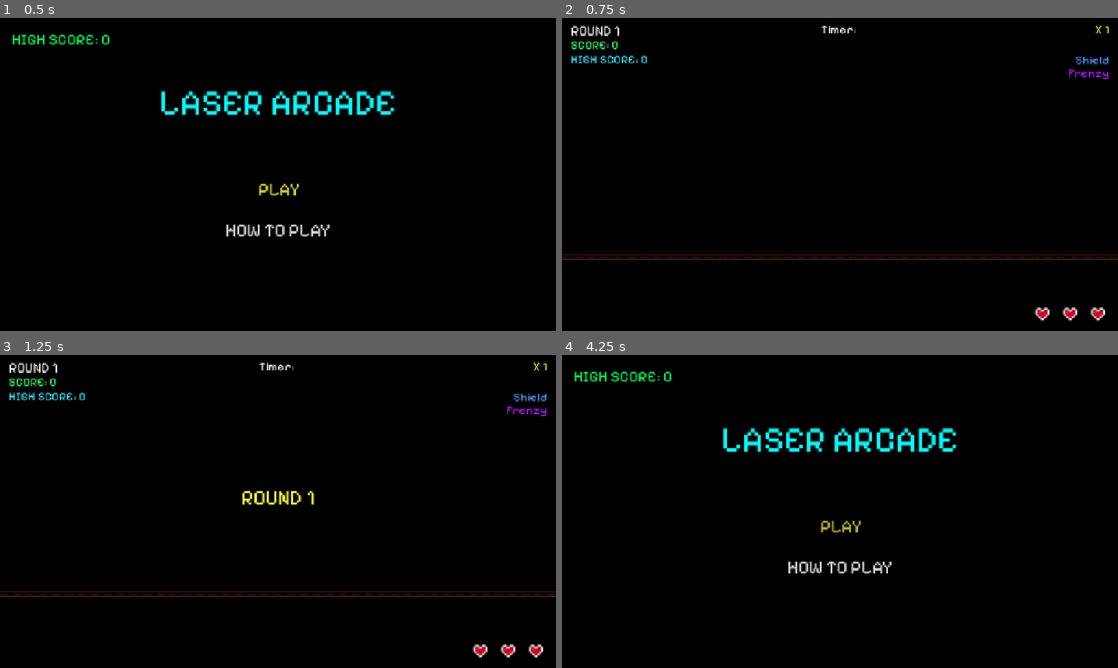
Above: before the commit, frames 1-4 (two rows, left to right).
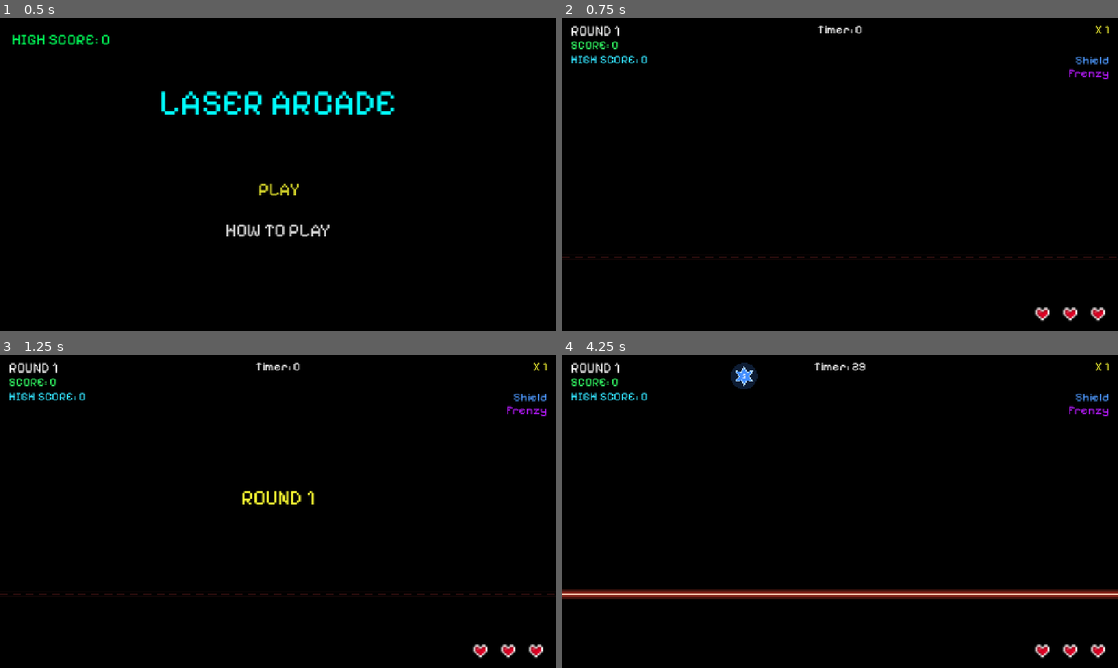
Above: after the commit, the same moments.

Repository: Tortiz-CSUF/laser-arcade-game
Game: Godot game, scene res://Scenes/title_screen.tscn
Same seed, same stepped clock (60 frames per second), same inputs: the game is played once before the commit and once after it.
Inputs:
- Up to frame 1 (0.5 s): no input
- Up to frame 2 (0.75 s): tap Enter (ui_accept) at 0.5 s; hold Up (ui_up) from 0.53 s (still down); hold Space (shoot_laser) from 0.53 s (still down)
- Up to frame 3 (1.25 s): keep holding Up (ui_up); keep holding Space (shoot_laser); tap Enter (ui_accept) at 0.77 s
- Up to frame 4 (4.25 s): tap Enter (ui_accept) at 1.25, 1.52, 2, 3.02, 3.5, 3.77 s; release Up (ui_up) at 1.28 s; release Space (shoot_laser) at 1.28 s; hold S (ui_down) 1.28-2.03 s; tap Space (shoot_laser) at 1.35, 2.85 s; hold Space (shoot_laser) 2.03-2.78 s; hold Up (ui_up) 2.03-3.53 s; hold S (ui_down) from 3.53 s (still down); hold Space (shoot_laser) from 3.53 s (still down); tap Escape (ui_cancel) at 4.15 s

Frame 1 is identical in both runs. In frame 2, 0.8% of the frame differs, in the area x 0-100%, y 2-78%; in frame 3, 0.8%; in frame 4, 6.9%, in the area x 0-100%, y 2-97%.

Commit message:
laser-arcade_Interim_
-debugging: fixed some issues.
- laser and shape collision still needs debugging.

Diff:
--- a/Scenes/game.tscn
+++ b/Scenes/game.tscn
@@ -19,7 +19,7 @@
 [node name="Laser" type="Area2D" parent="." unique_id=1805026491]
 position = Vector2(640, 550)
 collision_layer = 0
-collision_mask = 2
+collision_mask = 4
 monitorable = false
 script = ExtResource("1_wrm1d")
 
@@ -47,7 +47,7 @@
 offset_bottom = 40.0
 theme_override_fonts/font = ExtResource("1_ebmjs")
 theme_override_font_sizes/font_size = 28
-text = "Timer: "
+text = "Timer: 0"
 horizontal_alignment = 1
 
 [node name="Score" type="Label" parent="HUD" unique_id=1621366022]
--- a/Scenes/shape.tscn
+++ b/Scenes/shape.tscn
@@ -6,7 +6,7 @@
 radius = 19.0
 
 [node name="Shape" type="Area2D" unique_id=1512044093]
-collision_layer = 2
+collision_layer = 4
 collision_mask = 0
 monitoring = false
 script = ExtResource("1_ibe3b")
--- a/Scripts/game.gd
+++ b/Scripts/game.gd
@@ -22,7 +22,7 @@
 		"speed_min": 100.0,
 		"speed_max": 200.0,
 		"shape_size": 22.0,
-		"weights": [30, 20, 0, 12, 0, 10, 4],
+		"weights": [30, 20, 0, 12, 0, 10, 4, 4],
 	},
 
 	2: {
@@ -115,6 +115,9 @@
 		return
 
 	# round timer
+	round_time_left -= delta
+	timer_label.text = "Timer: " + str(ceili(round_time_left))
+
 	if round_time_left <= 0.0:
 		_end_round()
 		return
@@ -124,7 +127,7 @@
 		shield_time_left -= delta
 		shield_indicator.text = "SHIELD: " + str(ceili(shield_time_left)) + "s"
 		if shield_time_left <= 0.0:
-			GameManager.deactivate_sheild()
+			GameManager.deactivate_shield()
 			shield_indicator.text = ""
 
 	# frenzy timer
@@ -132,7 +135,7 @@
 		frenzy_time_left -= delta
 		frenzy_indicator.text = "FRENZY: " + str(ceili(frenzy_time_left)) + "s"
 		if frenzy_time_left <= 0.0:
-			GameManager.deactivate_sheild()
+			GameManager.deactivate_frenzy()
 			frenzy_indicator.text = ""
 			# restores normal spawn rate
 			spawn_timer.wait_time = current_round_cfg["spawn_interval"]
@@ -146,8 +149,8 @@
 	if is_game_over or victory_overlay.visible:
 		if event.is_action_pressed("ui_accept"):
 			get_tree().reload_current_scene()
-	elif event.is_action_pressed("ui_cancel"):
-		get_tree().change_scene_to_file("res://Scenes/title_screen.tscn")
+		elif event.is_action_pressed("ui_cancel"):
+			get_tree().change_scene_to_file("res://Scenes/title_screen.tscn")
 
 ## Round management
 func _start_round(round_num: int) -> void:
@@ -241,8 +244,11 @@
 		Type.POSITIVE_CIRCLE, Type.POSITIVE_DIAMONOD, Type.POSITIVE_STAR:
 			GameManager.add_score(shape.point_value)
 
+		Type.NEGATIVE_TRIANGLE, Type.NEGATIVE_HEXAGON:
+			GameManager.add_score(shape.point_value)
+
 		Type.BOMB:
-			var game_over : = GameManager.lose_life()
+			var game_over := GameManager.lose_life()
 			if game_over:
 				_show_game_over()
 
@@ -334,5 +340,5 @@
 	frenzy_time_left = 0.0
 	shield_indicator.text = ""
 	frenzy_indicator.text = ""
-	GameManager.deactivate_sheild()
+	GameManager.deactivate_shield()
 	GameManager.deactivate_frenzy()
--- a/Scripts/laser.gd
+++ b/Scripts/laser.gd
@@ -28,6 +28,7 @@
 	# Connect signals
 	area_entered.connect(_on_area_entered)
 	area_exited.connect(_on_area_exited)
+
 
 # Called every frame. 'delta' is the elapsed time since the previous frame.
 func _process(_delta: float) -> void:
@@ -60,6 +61,7 @@
 ## Collisions
 func _on_area_entered(area: Area2D) -> void:
 	# tracks shape if in laser path and zaps it
+	print("Area entered: ", Area2D, " has zap: ", area.has_method("zap"))
 	if area.has_method("zap"):
 		overlapping_shapes.append(area)
 		if is_active:
@@ -104,6 +106,6 @@
 		draw_line(Vector2(x, 0), Vector2(end_x, 0), COLOR_OFF, 2.0)
 		x += dash_len + gap_len
 
-		# laser path edge guide
-		draw_line(Vector2(-half_w, -BEAM_HALF_HEIGHT), Vector2(half_w, -BEAM_HALF_HEIGHT), GUIDE_COLOR, 1.0)
-		draw_line(Vector2(-half_w, BEAM_HALF_HEIGHT), Vector2(half_w, BEAM_HALF_HEIGHT), GUIDE_COLOR, 1.0)
+	# laser path edge guide
+	draw_line(Vector2(-half_w, -BEAM_HALF_HEIGHT), Vector2(half_w, -BEAM_HALF_HEIGHT), GUIDE_COLOR, 1.0)
+	draw_line(Vector2(-half_w, BEAM_HALF_HEIGHT), Vector2(half_w, BEAM_HALF_HEIGHT), GUIDE_COLOR, 1.0)
--- a/Scripts/shape.gd
+++ b/Scripts/shape.gd
@@ -48,8 +48,8 @@
 
 const BOMB_BODY: Color = Color(0.35, 0.35, 0.35)		# body base color
 const BOMB_RIM: Color = Color(1.0, 0.45, 0.0)			# accent color (orange)
-const SHIELD_COL: = Color(0.25, 0.55, 1.0)			# blue shield
-const FRENZY_COL: = Color(0.72, 0.1, 0.95)			# purple frenzy
+const SHIELD_COL := Color(0.25, 0.55, 1.0)			# blue shield
+const FRENZY_COL := Color(0.72, 0.1, 0.95)			# purple frenzy
 
 
 
@@ -133,10 +133,26 @@
 ## Drawing
 # each shape type will has their own draw function
 
-#func _draw() -> void:
+func _draw() -> void:
 	# create draw method for shape and draw point value on top
-	#match shape_type:
-		#$Type.POSITIVE_CIRCLE:
+	match shape_type:
+		Type.POSITIVE_CIRCLE:
+			_draw_circle()
+		Type.POSITIVE_DIAMONOD:
+			_draw_diamond()
+		Type.POSITIVE_STAR:
+			_draw_star()
+		Type.NEGATIVE_TRIANGLE:
+			_draw_triangle()
+		Type.NEGATIVE_HEXAGON:
+			_draw_hexagon()
+		Type.BOMB:
+			_draw_bomb()
+		Type.BOMB_SHIELD:
+			_draw_shield()
+		Type.BOMB_FRENZY:
+			_draw_frenzy()
+	_draw_label()
 
 func _draw_circle() -> void:
 	draw_circle(Vector2.ZERO, size, color)
@@ -183,8 +199,9 @@
 	draw_arc(Vector2.ZERO, size, 0, TAU, 32, BOMB_RIM, 2.5)
 
 	# Fuse
+	draw_line(Vector2(0, -size), Vector2(4, -size -12), Color(0.6, 0.5, 0.3), 2.5)
 	var spark_alpha := 0.7 + sin(time_alive * 12.0) * 0.3
-	draw_line(Vector2(0, -size), Vector2(4, -size -12), Color(0.708, 0.708, 0.708, 1.0), spark_alpha)
+	draw_circle(Vector2(4, -size - 14), 4, Color(1.0, 0.9, 0.2,spark_alpha))
 
 	# x marking
 	draw_line(Vector2(-6, -4), Vector2(6, -4), BOMB_RIM, 2.0)
@@ -233,7 +250,7 @@
 	elif shape_type == Type.BOMB_SHIELD:
 		text = "S"
 		fs = 14
-	elif shape_type == Type.BOMB:
+	elif shape_type == Type.BOMB_FRENZY:
 		text = "F"
 		fs = 14
 
